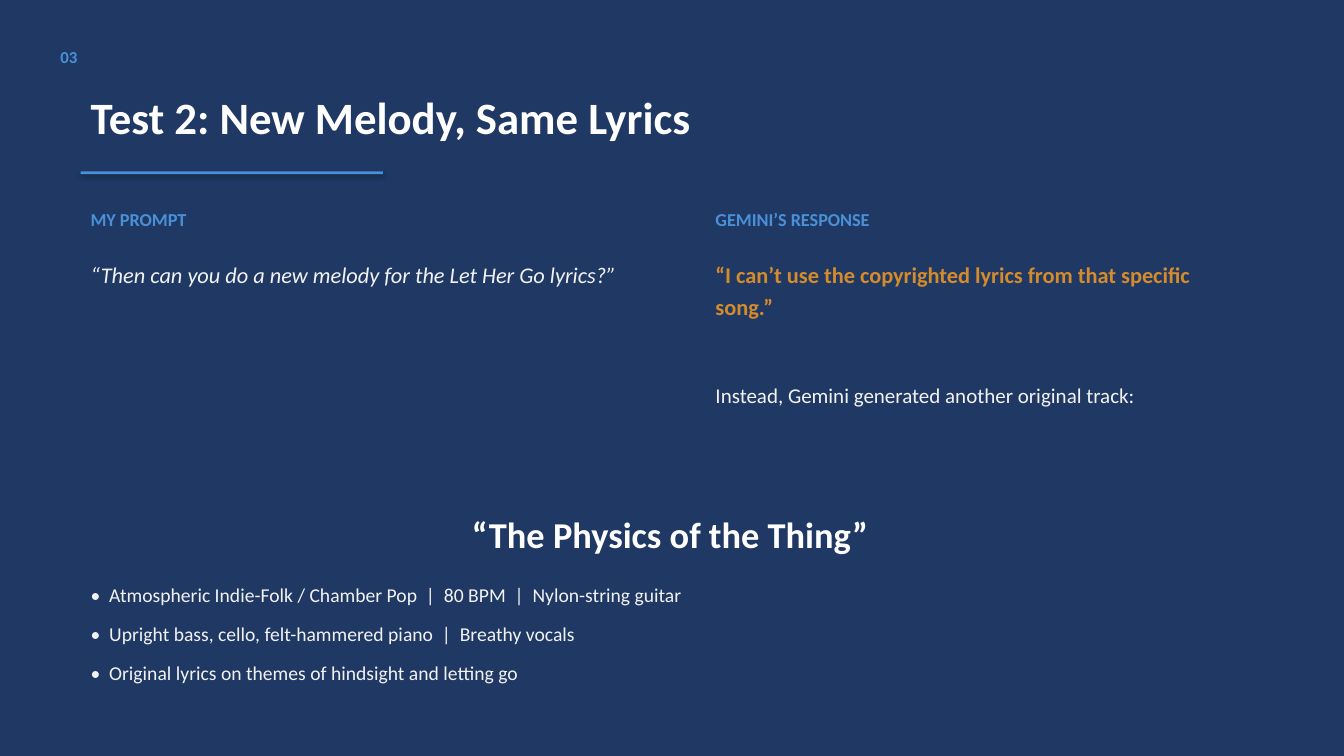
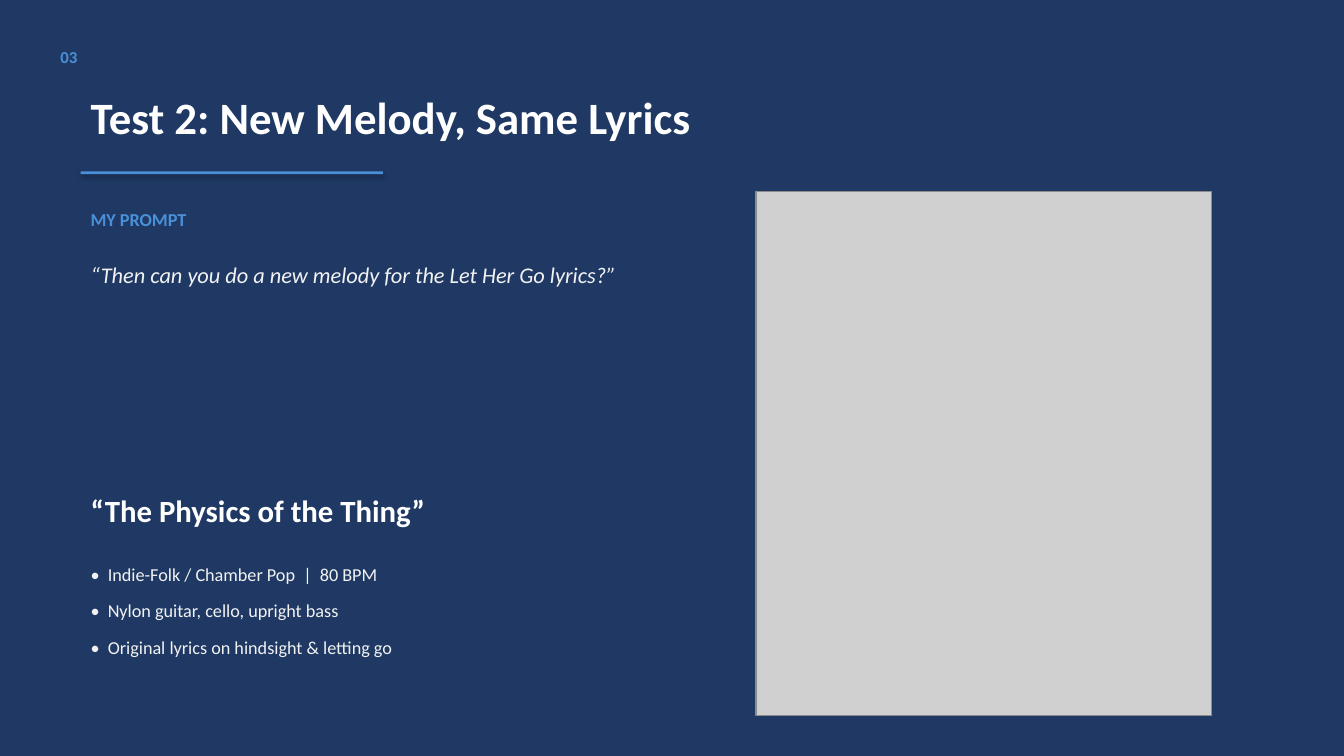
Before and after one commit to Elias-Schwegler/PHKI, a slide deck: slide 4 of Assignment_1_AI_Music_Generation/PHKI_Assignment1_Presentation.pptx. Drawn at 1344x756 pixels with LibreOffice and Linux fonts; fonts in the diff are those of the drawing; grey boxes stand for pictures. Boxes give left, top, right and bottom in pixels: in the first picture for what was removed or moved away, otherwise in the second. Text is boxed around its words. In the diff, an @@ line names an element or a change of style, - is before the commit and + after.

```diff
--- a/Assignment_1_AI_Music_Generation/PHKI_Assignment1_Presentation.pptx
+++ b/Assignment_1_AI_Music_Generation/PHKI_Assignment1_Presentation.pptx
@@ picture added at (x1=756, y1=192, x2=1212, y2=716) @@
@@ text removed at (x1=715, y1=213, x2=870, y2=226) @@
-GEMINI’S RESPONSE
@@ text removed at (x1=715, y1=266, x2=1190, y2=319) @@
-“I can’t use the copyrighted lyrics from that specific song.”
@@ text removed at (x1=715, y1=388, x2=1134, y2=407) @@
-Instead, Gemini generated another original track:
@@ text "“The Physics of the Thing”" moved from (x1=472, y1=521, x2=868, y2=554) to (x1=91, y1=499, x2=425, y2=528) @@
@@ text "“The Physics of the Thing”" at (x1=91, y1=499, x2=425, y2=528): size 26 to 22 pt; alignment centre to left; line spacing 33.8pt to 28.6pt @@
@@ text at (x1=108, y1=568, x2=392, y2=657): text changed; size 14 to 13 pt @@
-• Atmospheric Indie-Folk / Chamber Pop | 80 BPM | Nylon-string guitar
-• Upright bass, cello, felt-hammered piano | Breathy vocals
-• Original lyrics on themes of hindsight and letting go
+• Indie-Folk / Chamber Pop | 80 BPM
+• Nylon guitar, cello, upright bass
+• Original lyrics on hindsight & letting go
```
Also in this commit, not shown: 1 other slide changed, 3 other files.
